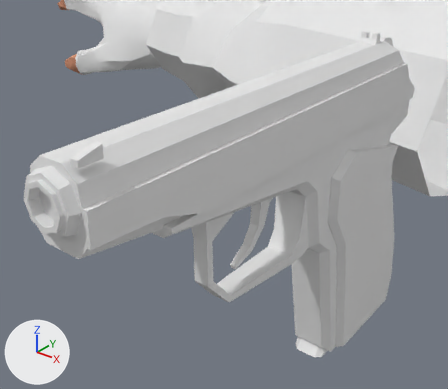
A saved change to the Blender file Assets/Models/Weapons/Makarov/Makarov_Viewmodel.blend.
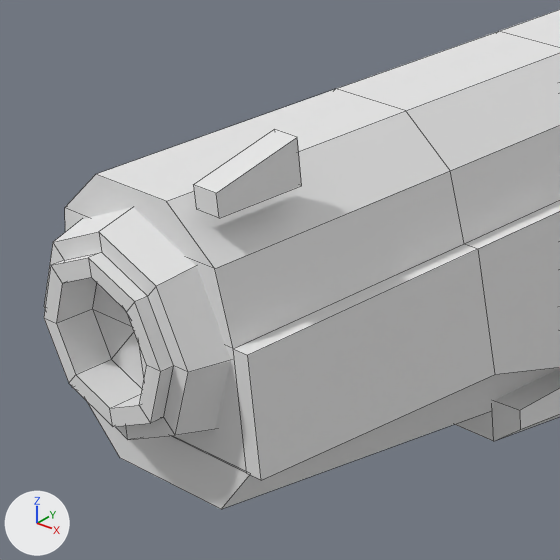
Each version appears first from a camera (50 mm lens) standing at (0.068, -5.651, 1.551) and looking at (-1.8, -3.316, 0.103), and next in a close-up on the part from 2% to 41% of the width and 26% to 71% of the height. Every picture has the same lights, and +X, +Y and +Z are marked at lower left. The close-ups show mesh edges as thin lines.
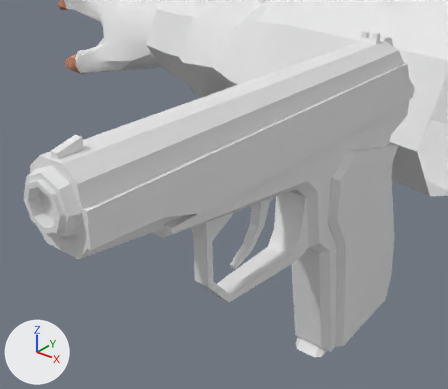
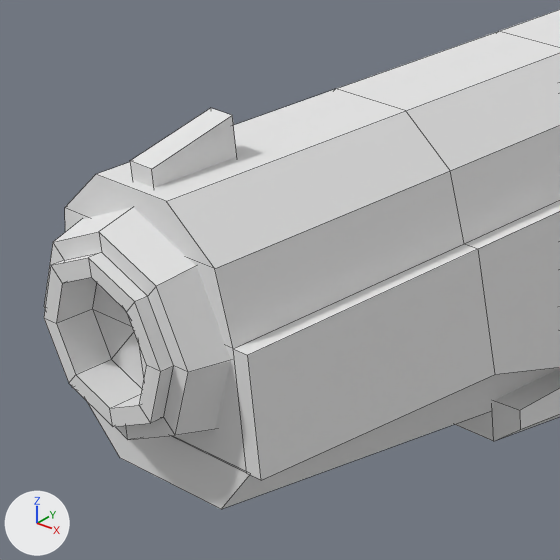
The change, as a list of edits to the scene's bpy script:
```text
Change me_mesh:
    where me_mesh.from_pydata(...)  # 393 vertices, 370 faces; spans x -0.011..0.011, y -0.082..0.084, z -0.107..0.016
    used by ob_pcube1; location = (-1.527, -3.286, 0.57); scale = (16.2, 16.2, 16.2)
    me_mesh part 1: the loose piece of 8 vertices spanning x 0.005..0.007, y -0.077..-0.071, z 0.012..0.016 is moved by (-0.006, 0.0, 0.0)
```

Changed parts and their boxes [x1, y1, x2, y2] in the close-ups (560 x 560 px; the box of a moved part takes in the faces that stretch with it):
part 1 of me_mesh, moved or reshaped
    before: [194, 130, 302, 218]
    after: [130, 108, 237, 187]
